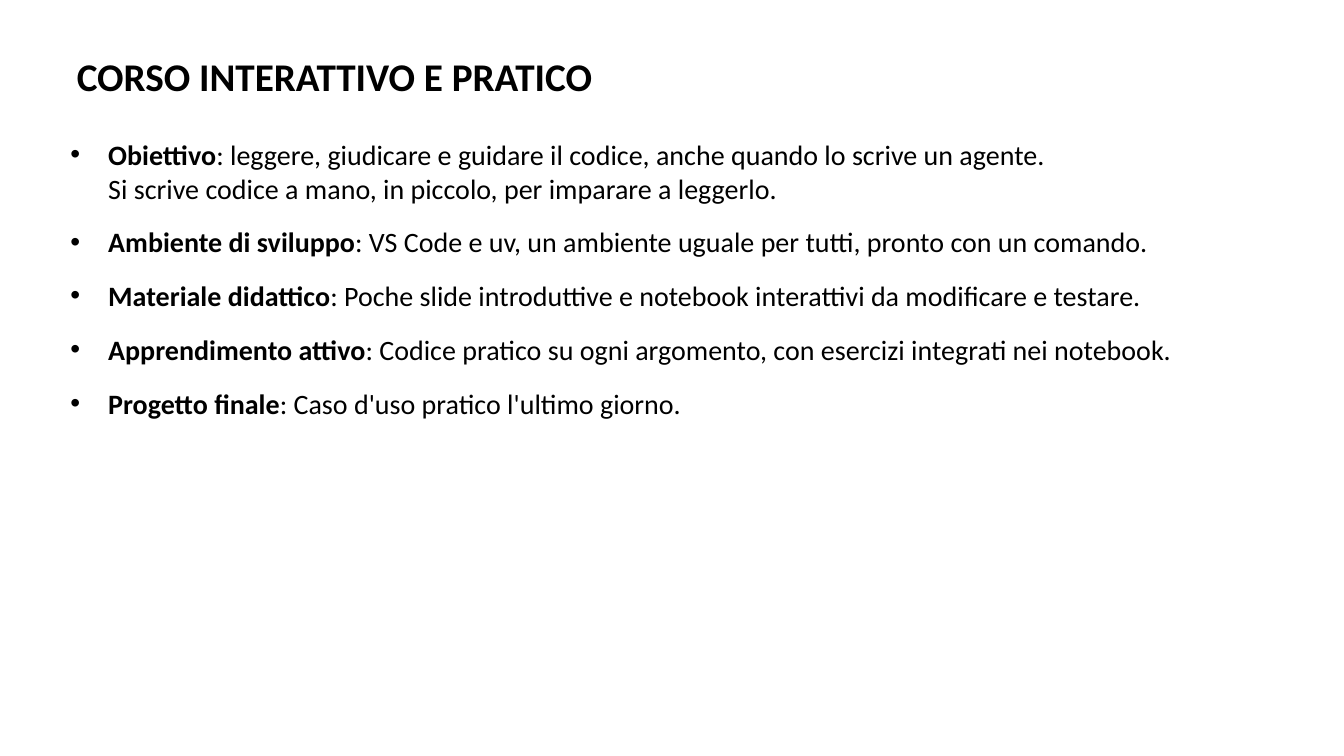
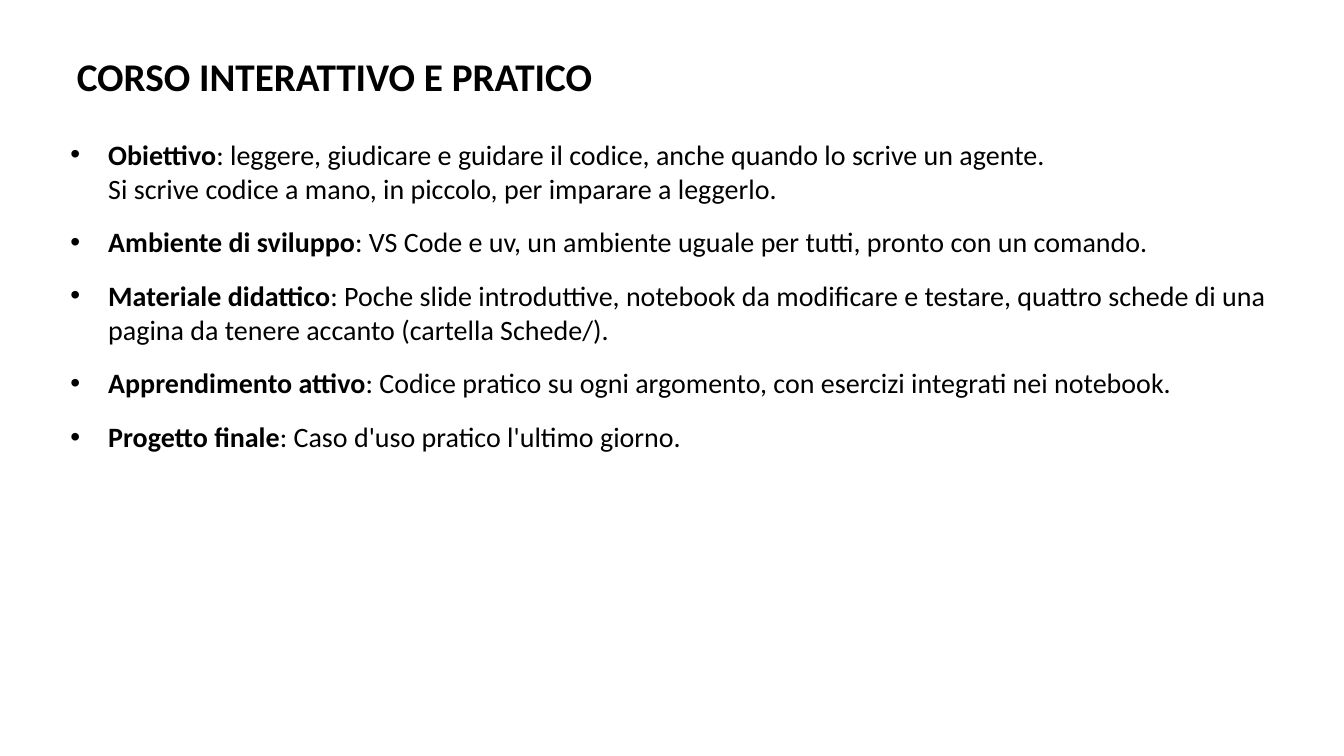
Before and after one commit to AndreaCorvaglia0/python-base-utilities, a slide deck: slide 4 of Slides/Presentazione_python_base.pptx. Drawn at 1344x756 pixels with LibreOffice and Linux fonts; fonts in the diff are those of the drawing; background and template pictures are left out. Boxes give left, top, right and bottom in pixels: in the first picture for what was removed or moved away, otherwise in the second. Text is boxed around its words. In the diff, an @@ line names an element or a change of style, - is before the commit and + after.

```diff
--- a/Slides/Presentazione_python_base.pptx
+++ b/Slides/Presentazione_python_base.pptx
@@ text at (108, 286, 1265, 345): text changed @@
-• Materiale didattico: Poche slide introduttive e notebook interattivi da modificare e testare.
+• Materiale didattico: Poche slide introduttive, notebook da modificare e testare, quattro schede di una pagina da tenere accanto (cartella Schede/).
```
Also in this commit, not shown: 16 other files.
